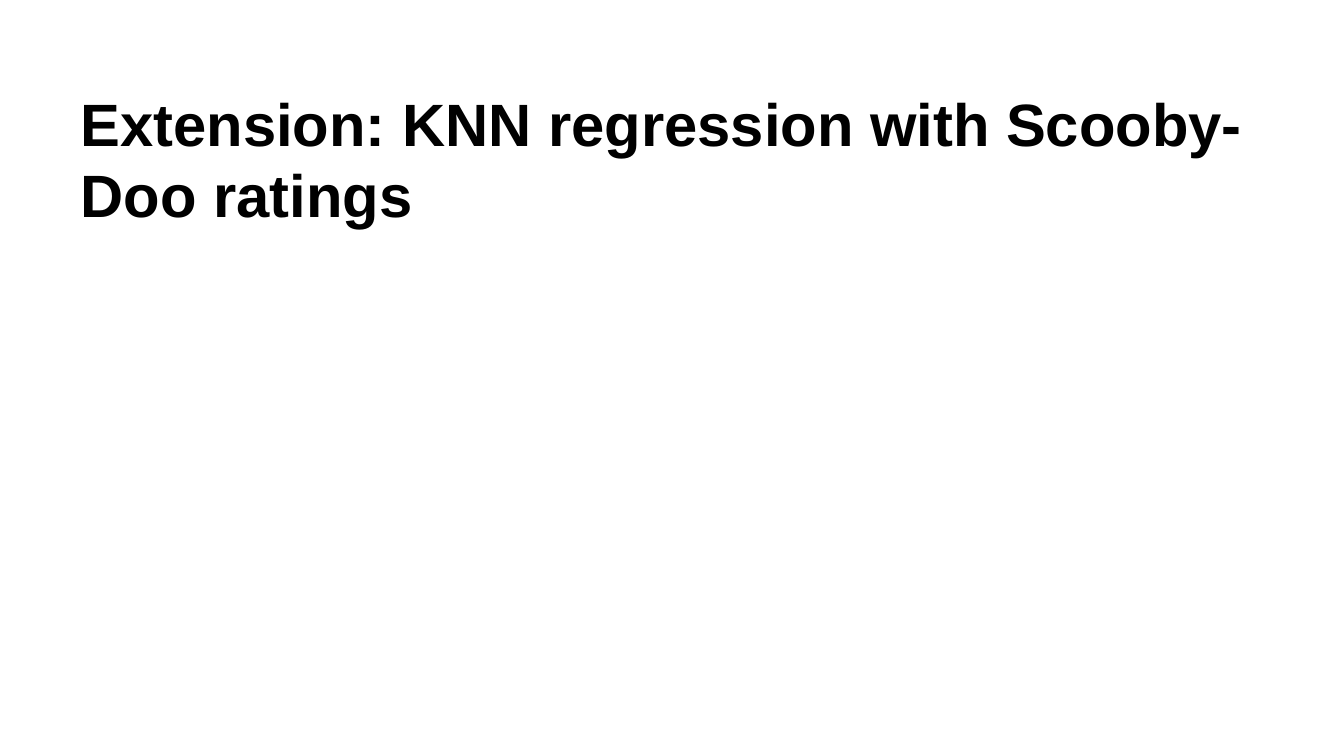
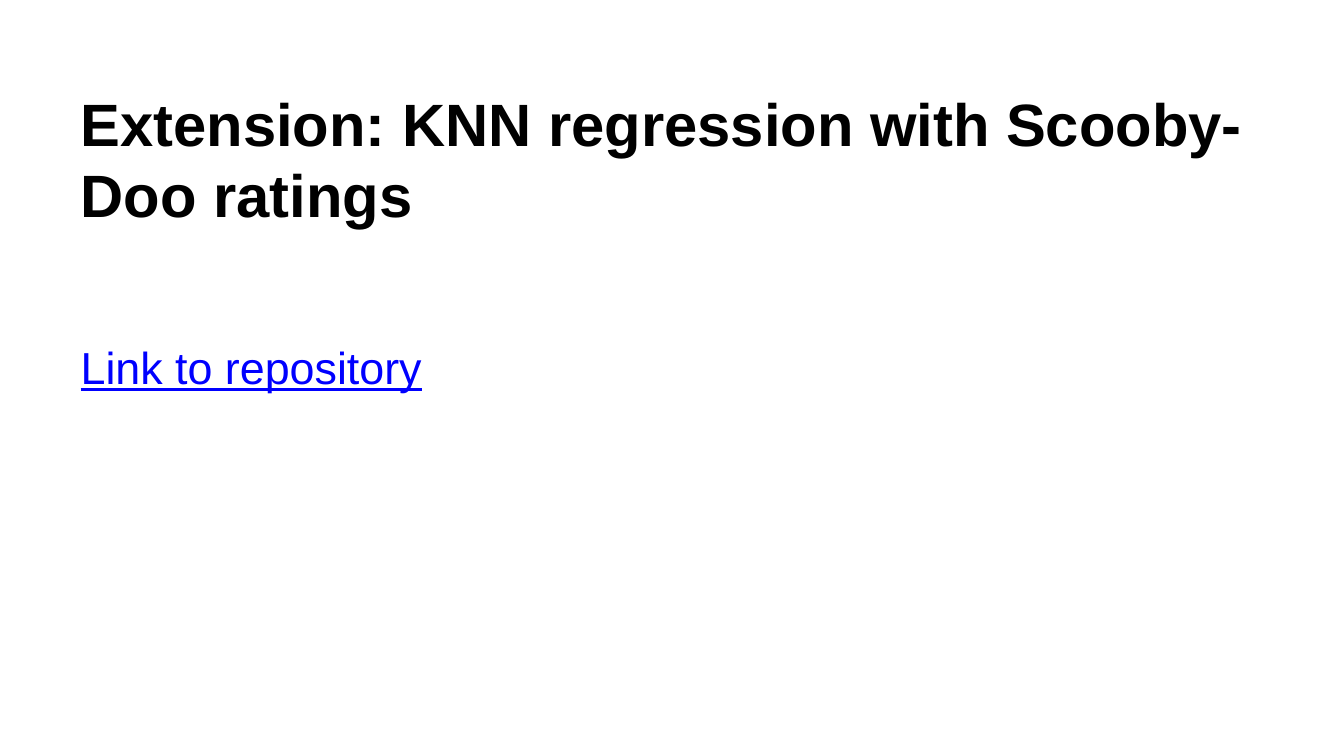
Before and after one commit to krisawilson/knn-workshop-spr25, a slide deck: slide 72 of k-nearest-neighbors.pptx. Drawn at 1344x756 pixels with LibreOffice and Linux fonts; fonts in the diff are those of the drawing; background and template pictures are left out. Boxes give left, top, right and bottom in pixels: in the first picture for what was removed or moved away, otherwise in the second. Text is boxed around its words. In the diff, an @@ line names an element or a change of style, - is before the commit and + after.

```diff
--- a/k-nearest-neighbors.pptx
+++ b/k-nearest-neighbors.pptx
@@ text added at box(81, 351, 422, 393), 24 pt, text #0000FF, underline @@
+Link to repository
```
Also in this commit, not shown: 2 other slides changed.
